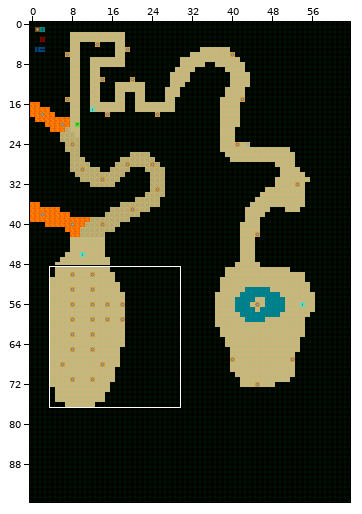
Tiled map (JSON) -- assets/maps/chap1.json. The picture above shows the old version from afar; the outline marks the close-up.
Close-up. The starting point:
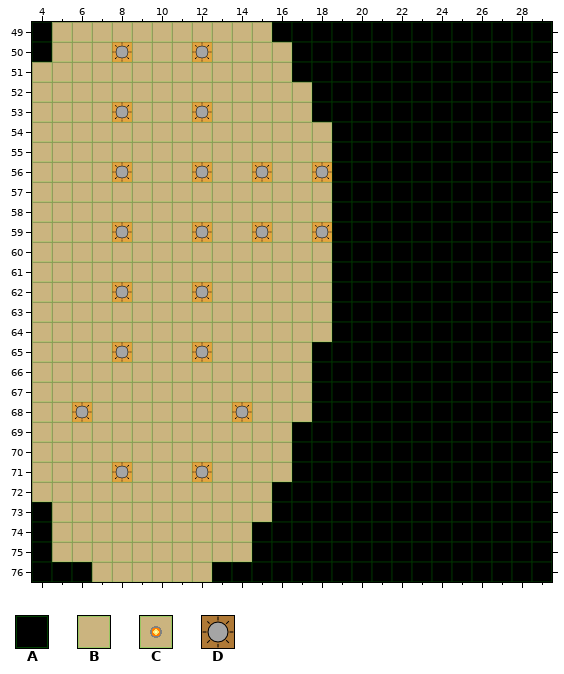
Cells are 32x32 px. Shown: x 4..29, y 49..76.
Key: from "basic": A 0, B 1, C 8; from "items": D 0.
_ is an empty cell, # one hidden under a higher layer.
Objects are placed by their top-left corner, in cells (3,4 is the top-left corner of cell 3,4); size is 1x1 cell unless given.
Layers that did not change in this view are not listed.
Layer "map" before, first column x 4:
49 ABBBBBBBBBBBAAAAAAAAAAAAAA
50 ABBBCBBBCBBBBAAAAAAAAAAAAA
51 BBBBBBBBBBBBBAAAAAAAAAAAAA
52 BBBBBBBBBBBBBBAAAAAAAAAAAA
53 BBBBCBBBCBBBBBAAAAAA#A#AAA
54 BBBBBBBBBBBBBBBAAA#####AAA
55 BBBBBBBBBBBBBBBA#A####AAAA
56 BBBBCBBBCBBCBBCA#######AAA
57 BBBBBBBBBBBBBBB########AAA
58 BBBBBBBBBBBBBBB########AAA
59 BBBBCBBBCBBCBBCAA######AAA
60 BBBBBBBBBBBBBBBAA#####AAAA
61 BBBBBBBBBBBBBBBAAA##A#AAAA
62 BBBBCBBBCBBBBBBAAA#AAAAAAA
63 BBBBBBBBBBBBBBBAAAAAAAAAAA
64 BBBBBBBBBBBBBBBAAAAAAAAAAA
65 BBBBCBBBCBBBBBAAAAAAAAAAAA
66 BBBBBBBBBBBBBBAAAAAAAAAAAA
67 BBBBBBBBBBBBBBAAAAAAAAAAAA
68 BBCBBBBBBBCBBBAAAAAAAAAAAA
69 BBBBBBBBBBBBBAAAAAAAAAAAAA
70 BBBBBBBBBBBBBAAAAAAAAAAAAA
71 BBBBCBBBCBBBBAAAAAAAAAAAAA
72 BBBBBBBBBBBBAAAAAAAAAAAAAA
73 ABBBBBBBBBBBAAAAAAAAAAAAAA
74 ABBBBBBBBBBAAAAAAAAAAAAAAA
75 ABBBBBBBBBBAAAAAAAAAAAAAAA
76 AAABBBBBBAAAAAAAAAAAAAAAAA
Layer "secret_passage" before, first column x 4:
49 __________________________
50 __________________________
51 __________________________
52 __________________________
53 ____________________A_A___
54 __________________AAAAA___
55 ________________A_AAAA____
56 ________________AAAAAAA___
57 _______________AAAAAAAA___
58 _______________AAAAAAAA___
59 _________________AAAAAA___
60 _________________AAAAA____
61 __________________AA_A____
62 __________________A_______
63 __________________________
64 __________________________
65 __________________________
66 __________________________
67 __________________________
68 __________________________
69 __________________________
70 __________________________
71 __________________________
72 __________________________
73 __________________________
74 __________________________
75 __________________________
76 __________________________
Objects on layer "lights" before:
D "LowLight" at 8,50
D "LowLight" at 12,50
D "LowLight" at 8,53
D "LowLight" at 12,53
D "LowLight" at 8,56
D "LowLight" at 12,56
D "LowLight" at 15,56
D "LowLight" at 18,56
D "LowLight" at 12,59
D "LowLight" at 8,59
D "LowLight" at 15,59
D "LowLight" at 18,59
D "LowLight" at 8,62
D "LowLight" at 12,62
D "LowLight" at 12,65
D "LowLight" at 8,65
D "LowLight" at 6,68
D "LowLight" at 14,68
D "LowLight" at 8,71
D "LowLight" at 12,71
Now the later version:
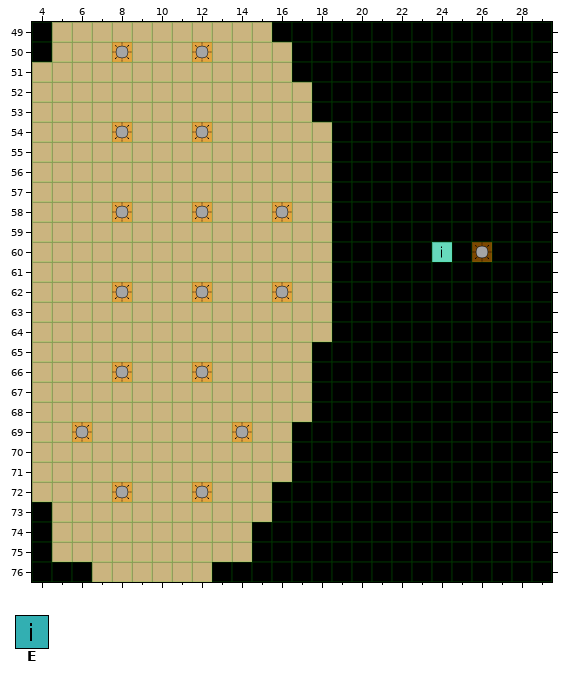
Further tiles: from "items": E 5.
Commit: Almost finished chap1 + font update.
From old to new:
Layer "map":
Tile A gives way to one hidden under a higher layer in row 60 at x 26.
Tile C becomes tile B in row 53 at x 8 and 12; in row 56 at x 8, 12, 15 and 18; in row 59 at x 8, 12, 15 and 18; in row 65 at x 8 and 12; in row 68 at x 6 and 14; in row 71 at x 8 and 12.
Tile B becomes tile C in row 54 at x 8 and 12; in row 58 at x 8, 12 and 16; in row 62 at x 16; in row 66 at x 8 and 12; in row 69 at x 6 and 14; in row 72 at x 8 and 12.
Layer "secret_passage":
The author put tile A in row 60 at x 26.
Tile A is gone in row 60 at x 24.
Layer "lights":
Object D "LowLight" at 8,53 becomes D "LowLight" at 8,54.
Object D "LowLight" at 12,53 becomes D "LowLight" at 12,54.
Object D "LowLight" at 8,59 becomes D "LowLight" at 8,58.
Object D "LowLight" at 12,59 becomes D "LowLight" at 12,58.
Object D "LowLight" at 15,59 becomes D "LowLight" at 16,58.
A new object: D "PurpleLight" at 26,60.
Object D "LowLight" at 18,59 becomes D "LowLight" at 16,62.
Object D "LowLight" at 12,65 becomes D "LowLight" at 12,66.
Object D "LowLight" at 8,65 becomes D "LowLight" at 8,66.
Object D "LowLight" at 6,68 becomes D "LowLight" at 6,69.
Object D "LowLight" at 14,68 becomes D "LowLight" at 14,69.
Object D "LowLight" at 8,71 becomes D "LowLight" at 8,72.
Object D "LowLight" at 12,71 becomes D "LowLight" at 12,72.
Object D "LowLight" at 8,56 is removed.
Object D "LowLight" at 12,56 is removed.
Object D "LowLight" at 15,56 is removed.
Object D "LowLight" at 18,56 is removed.
Layer "items":
A new object: E "watch" at 24,60.
